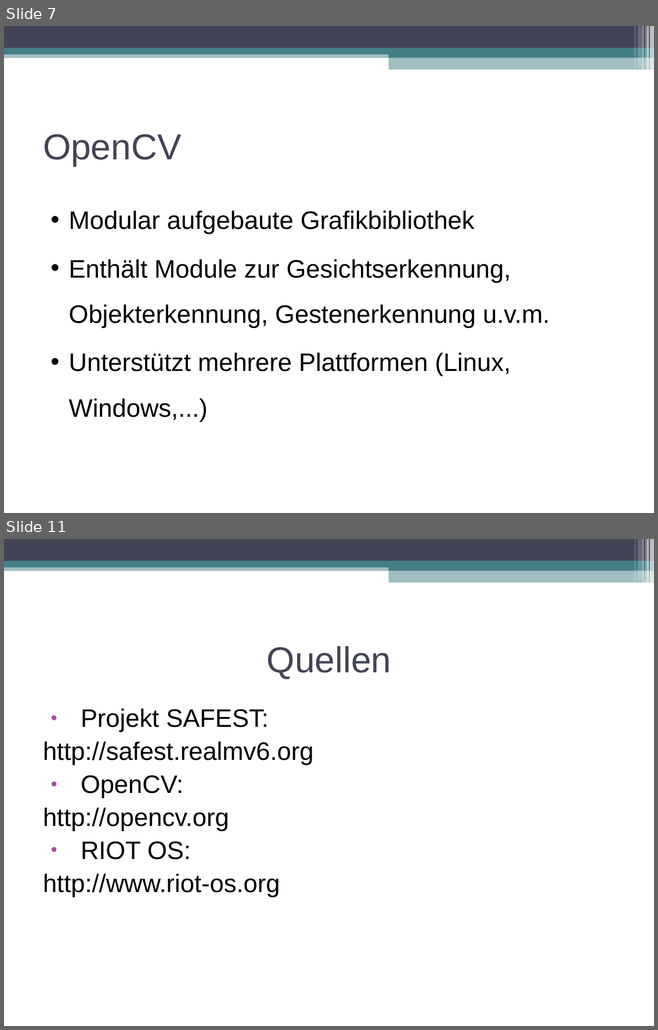
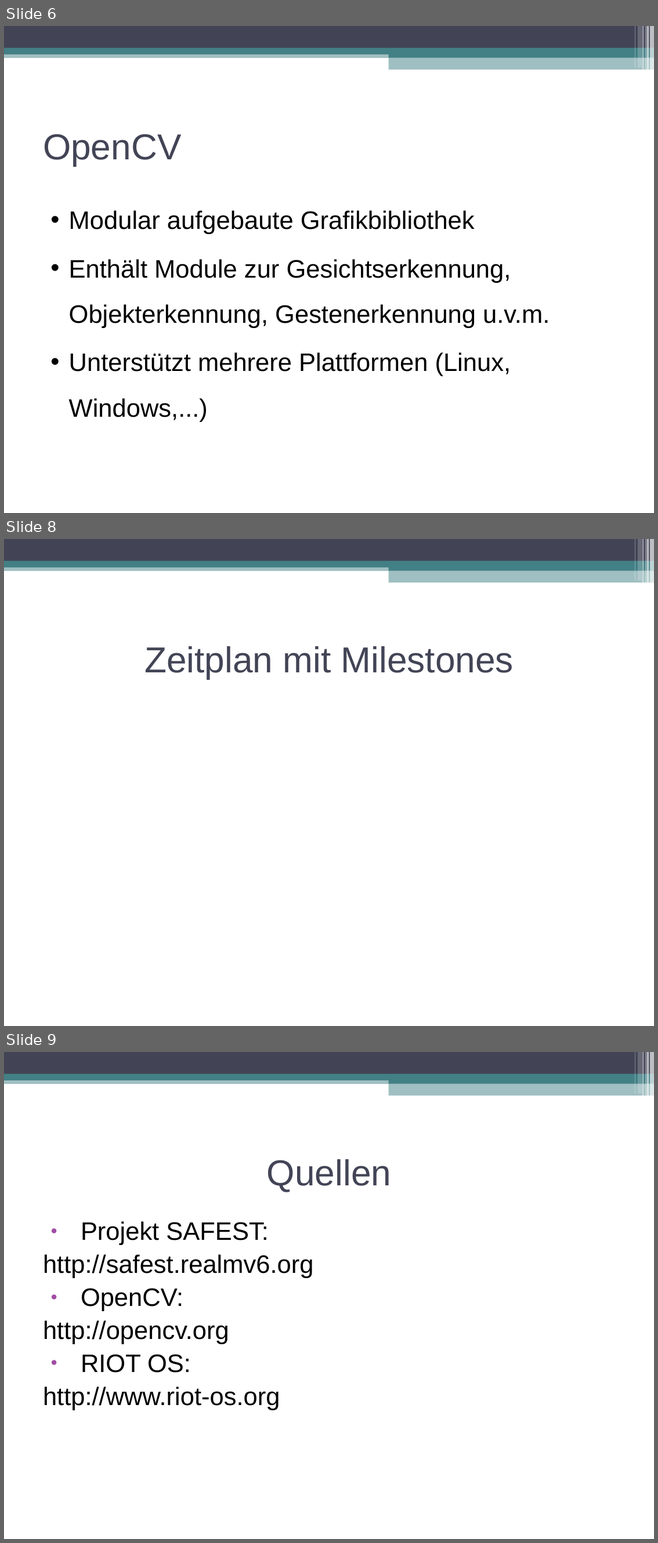
Before and after one commit to swp2013riot/riot-opencv-port, a slide deck: doc/slides/intro_presentation.odp. Shown one above the other, each under a label of ours: slides 7 and 11 before the commit, slides 6, 8 and 9 after it; the slides between them are not shown. The pictures are 658x1030 and 658x1543 pixels, drawn with LibreOffice and Linux fonts; fonts in the diff are those of the drawing. Boxes give left, top, right and bottom in pixels: in the first picture for what was removed or moved away, otherwise in the second. Text is boxed around its words. In the diff, an @@ line names an element or a change of style, - is before the commit and + after.

```diff
--- a/doc/slides/intro_presentation.odp
+++ b/doc/slides/intro_presentation.odp
@@ slide 8 added at (x1=4, y1=539, x2=654, y2=1026), background #FFFFFF; not listed: 11 template elements that a slide beside it also shows @@
@@ title added at (x1=144, y1=646, x2=513, y2=679), 40 pt, text #424456 @@
+Zeitplan mit Milestones
@@ what was slide 7 is now slide 6 @@
@@ what was slide 11 is now slide 9 @@
```
Also in this commit, not shown: 3 slides changed, 3 slides removed, 2 other files.
